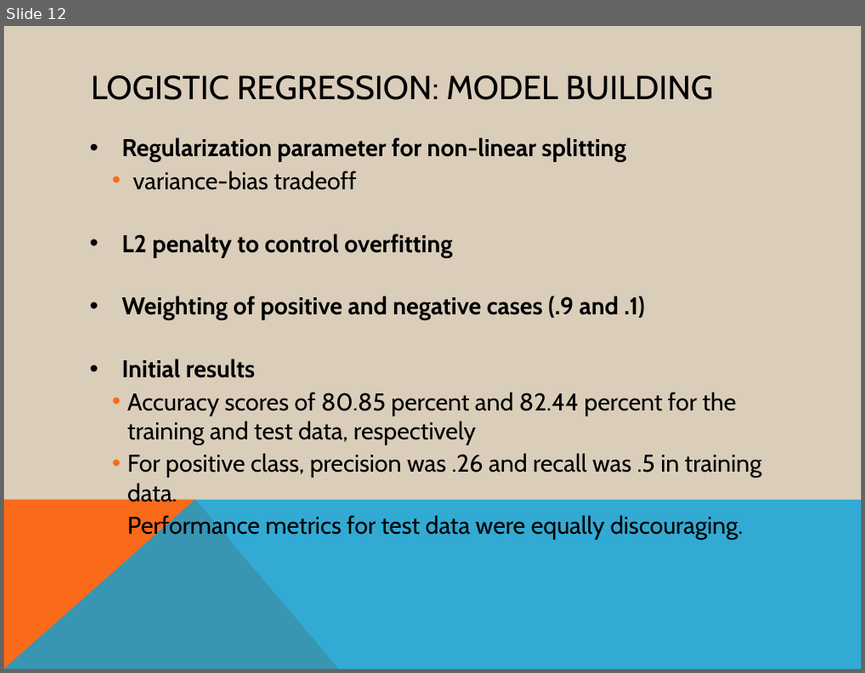
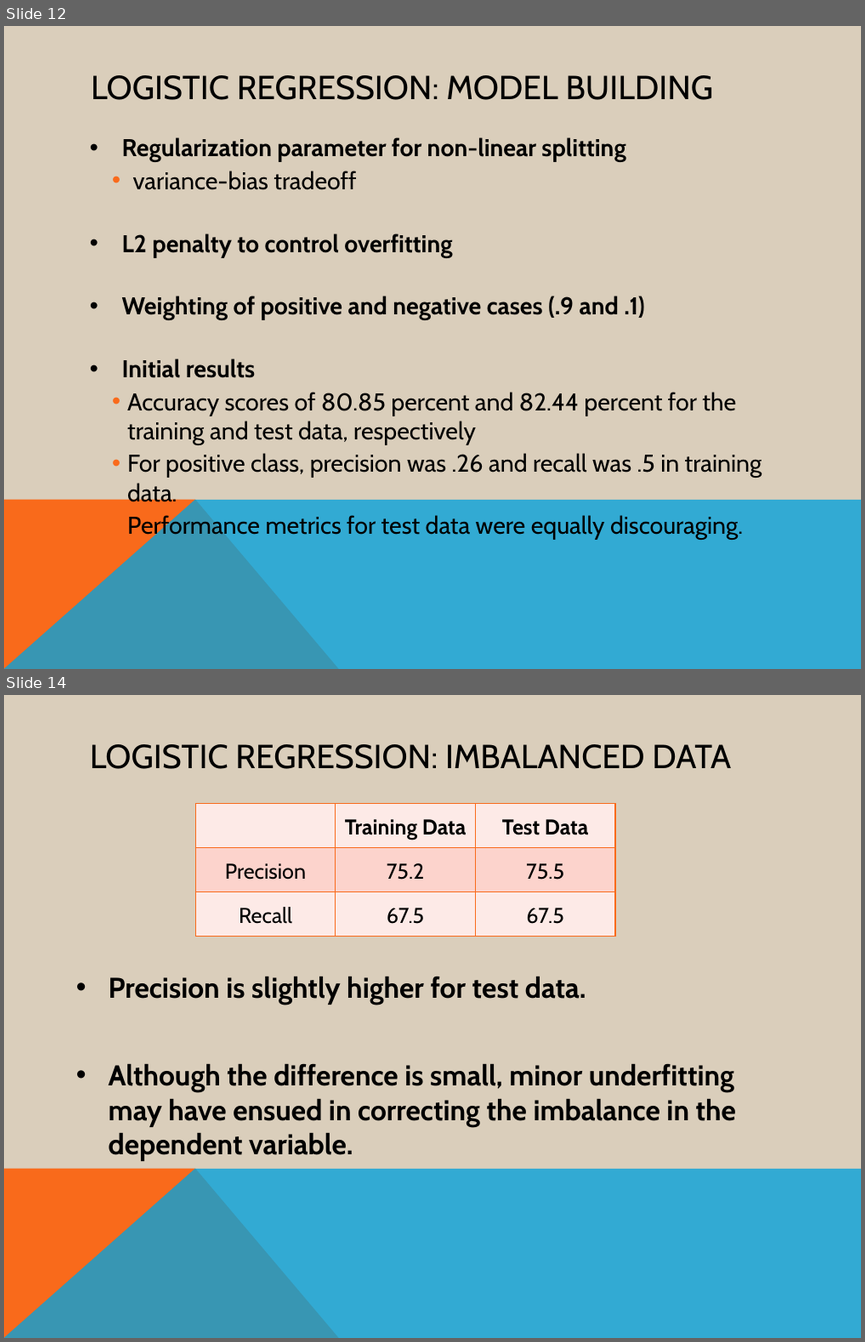
Before and after one commit to AOlden/sb-projects, a slide deck: diabetes_readmission/CP1_deck.pptx. Shown one above the other, each under a label of ours: slide 12 before the commit, slides 12 and 14 after it; the slides between them are not shown. The pictures are 865x673 and 865x1342 pixels, drawn with LibreOffice and Linux fonts; fonts in the diff are those of the drawing. Boxes give left, top, right and bottom in pixels: in the first picture for what was removed or moved away, otherwise in the second. Text is boxed around its words. In the diff, an @@ line names an element or a change of style, - is before the commit and + after.

```diff
--- a/diabetes_readmission/CP1_deck.pptx
+++ b/diabetes_readmission/CP1_deck.pptx
@@ slide 14 added at (x1=4, y1=695, x2=861, y2=1338), background #DACEBB; not listed: 2 template elements that a slide beside it also shows @@
@@ title added at (x1=90, y1=744, x2=731, y2=769), 28 pt, text #000000 @@
+LOGISTIC REGRESSION: IMBALANCED DATA
@@ table added at (x1=195, y1=804, x2=614, y2=936), 3 rows, 3 columns @@
+ | Training Data | Test Data
+Precision | 75.2 | 75.5
+Recall | 67.5 | 67.5
@@ text added at (x1=109, y1=975, x2=736, y2=1161), 24 pt, text #000000, bold @@
+• Precision is slightly higher for test data.
+• Although the difference is small, minor underfitting may have ensued in correcting the imbalance in the dependent variable.
```
Also in this commit, not shown: 12 other slides added, 2 slides removed.
